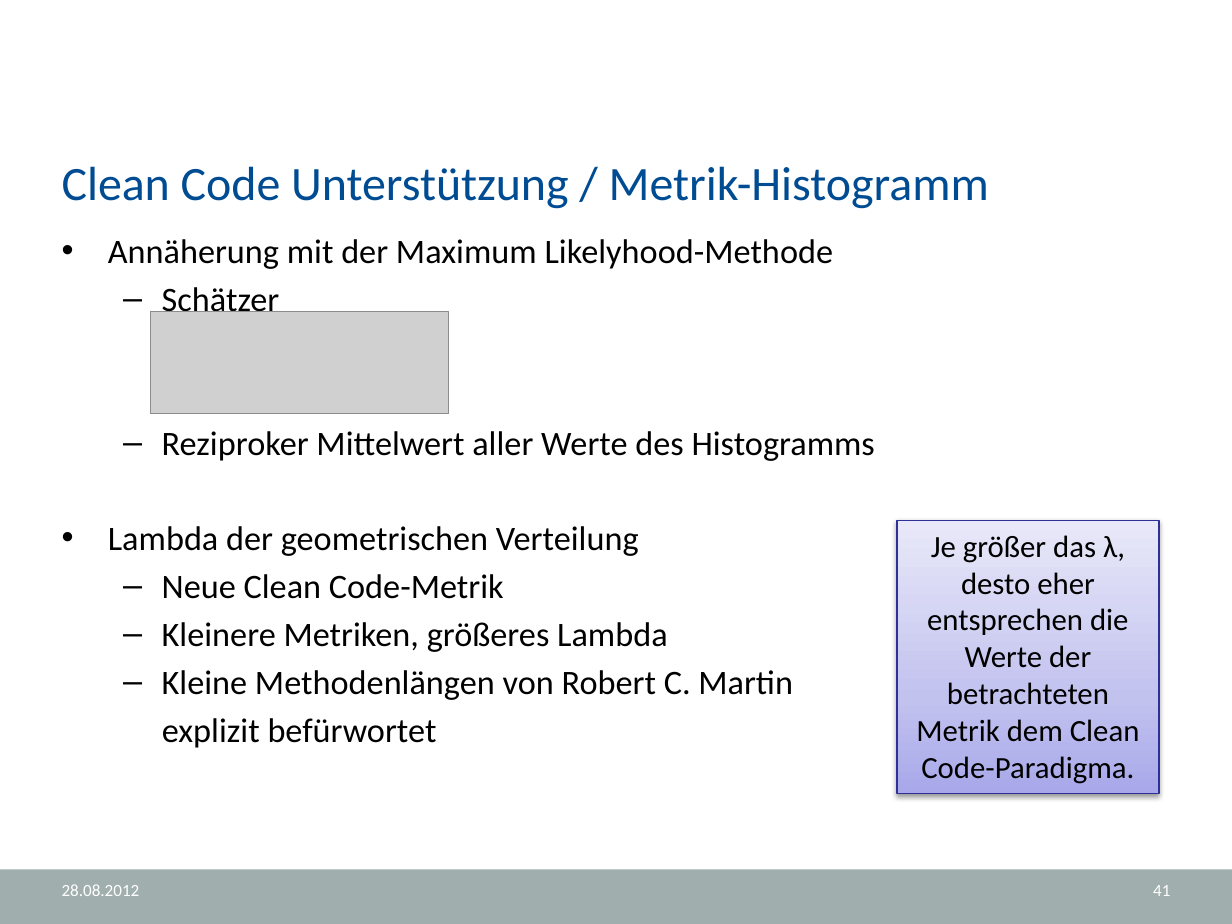
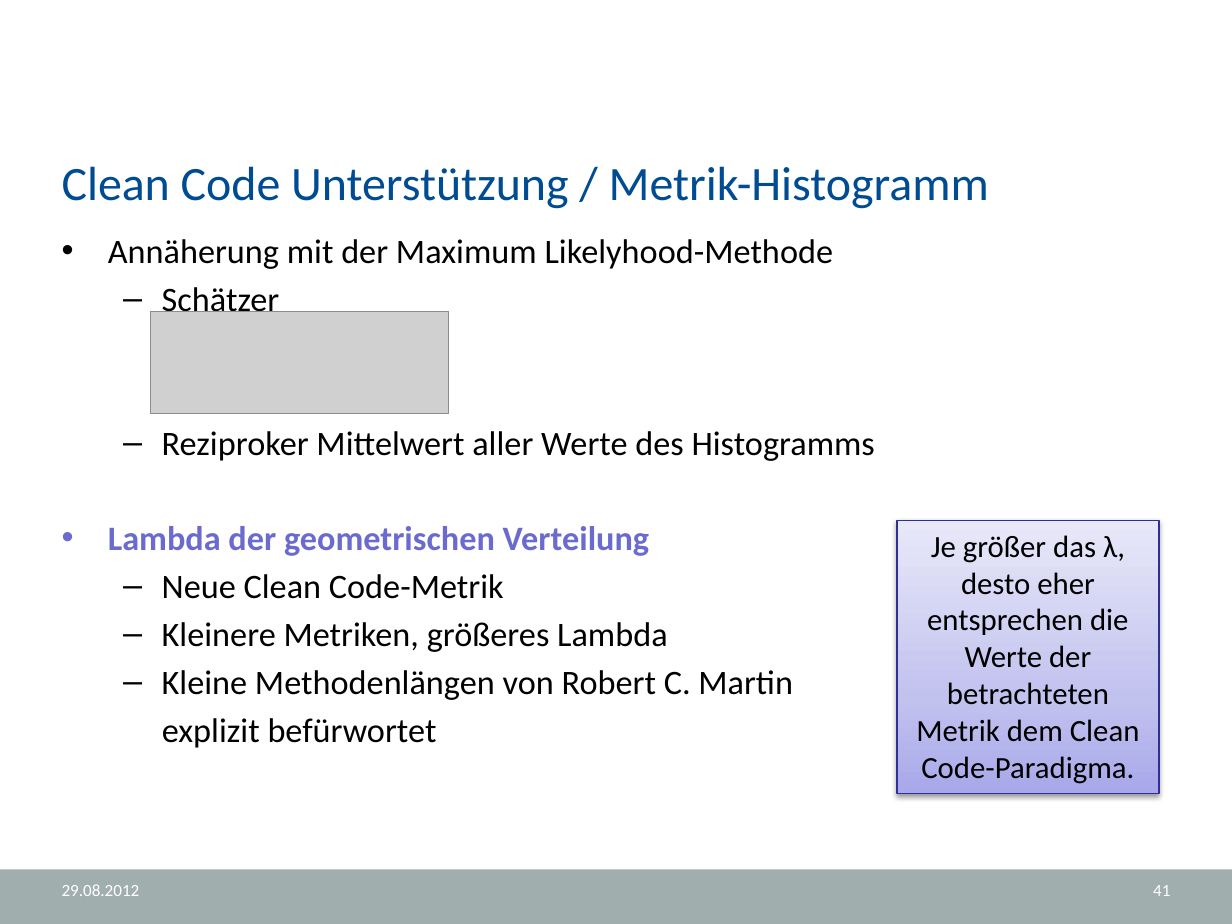
Before and after one commit to halllo/MTSS12, a slide deck: slide 41 of text/Usus.NET.pptx. Drawn at 1232x924 pixels with LibreOffice and Linux fonts; fonts in the diff are those of the drawing; grey boxes stand for pictures; background and template pictures are left out. Boxes give left, top, right and bottom in pixels: in the first picture for what was removed or moved away, otherwise in the second. Text is boxed around its words. In the diff, an @@ line names an element or a change of style, - is before the commit and + after.

```diff
--- a/text/Usus.NET.pptx
+++ b/text/Usus.NET.pptx
@@ text at (108, 526, 649, 556): text colour #000000 to #6B6BCF, bold on in "Lambda der geometrischen Verteilung" @@
@@ text at (62, 884, 140, 896): text changed @@
-28.08.2012
+29.08.2012
```
Also in this commit, not shown: 44 other slides changed, 12 slides added.
